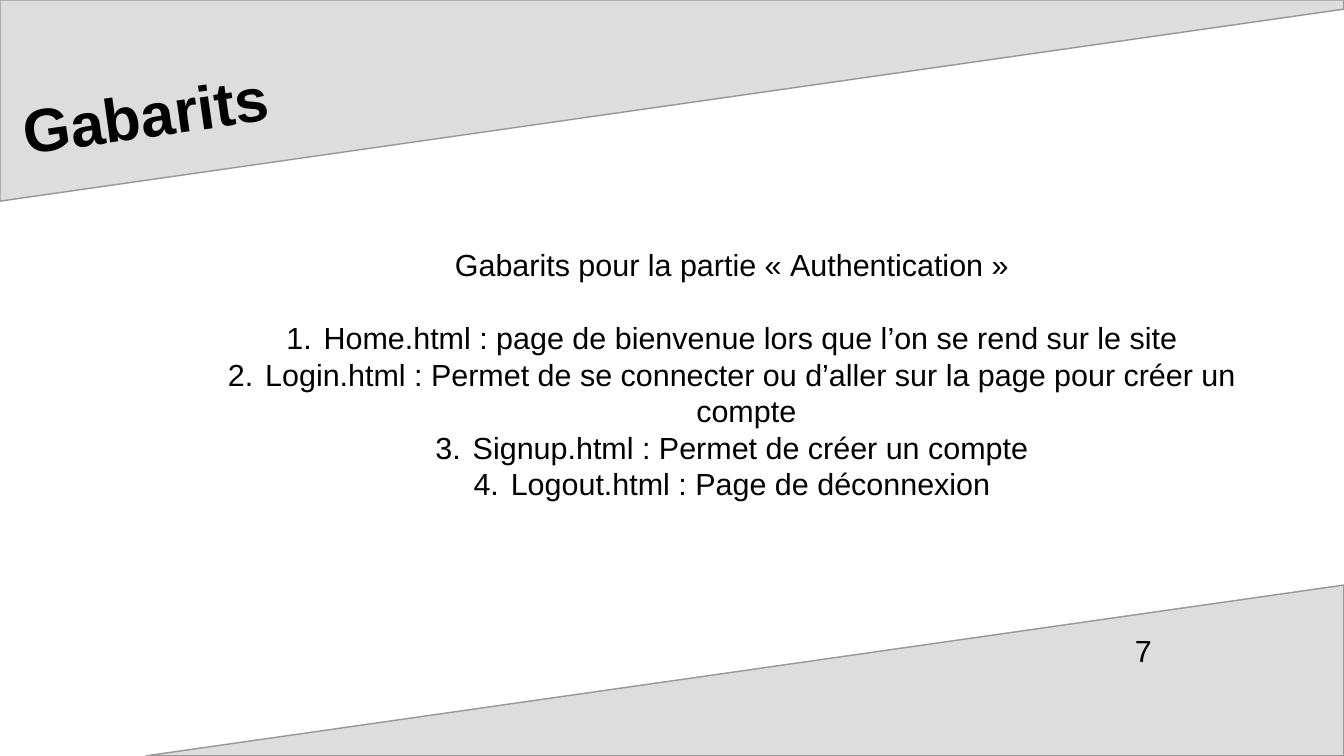
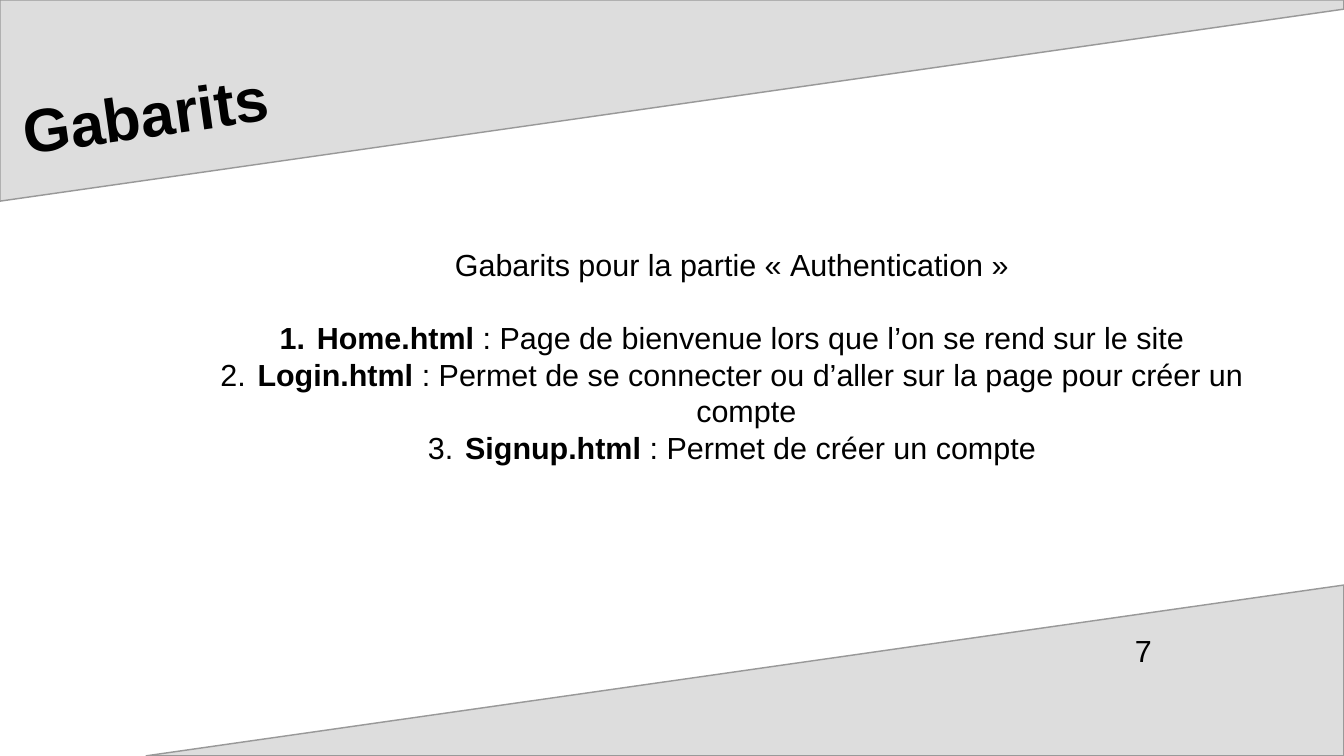
Before and after one commit to mcourte/OC_Projet9, a slide deck: slide 7 of ppt_soutenance.odp. Drawn at 1344x756 pixels with LibreOffice and Linux fonts; fonts in the diff are those of the drawing; background and template pictures are left out. Boxes give left, top, right and bottom in pixels: in the first picture for what was removed or moved away, otherwise in the second. Text is boxed around its words. In the diff, an @@ line names an element or a change of style, - is before the commit and + after.

```diff
--- a/ppt_soutenance.odp
+++ b/ppt_soutenance.odp
@@ text at [317, 327, 1183, 355]: text changed @@
-1. Home.html : page de bienvenue lors que l’on se rend sur le site
+1. Home.html : Page de bienvenue lors que l’on se rend sur le site
@@ text at [258, 363, 1243, 465]: bold on in "Login.html", "Signup.html" @@
@@ text at [511, 472, 990, 501]: paragraph removed @@
-4. Logout.html : Page de déconnexion
```
Also in this commit, not shown: 6 other slides changed, 1 slide added.
